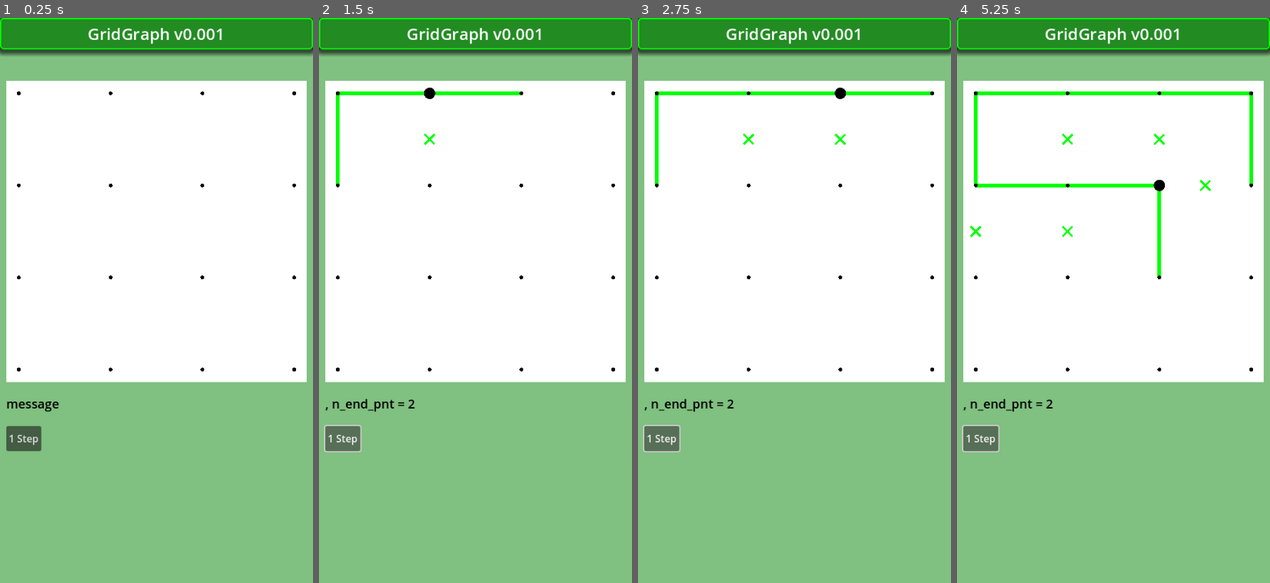
Above: before the commit, frames 1-4 (left to right).
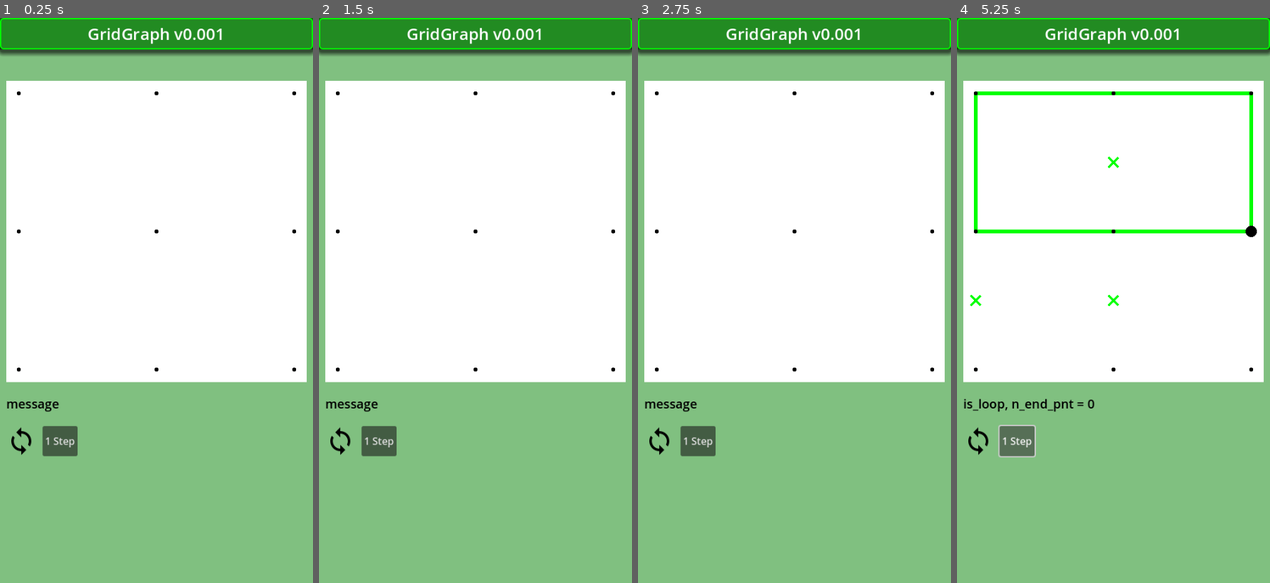
Above: after the commit, the same moments.

Repository: vivisuke/GridGraph
Game: Godot game, scene res://main.tscn
Two runs of this game, one before a commit and one after it. Both use one fixed random seed, a clock stepped at 60 frames per second and the inputs below.
Inputs (mouse positions are in pixels of both pictures, inside the frame that each line leads up to):
- Up to frame 1 (0.25 s): no input
- Up to frame 2 (1.5 s): click (340, 441) at 0.52 s; click (340, 441) at 1.27 s
- Up to frame 3 (2.75 s): click (659, 441) at 2.02 s
- Up to frame 4 (5.25 s): click "1 Step" at 2.75 s; click "1 Step" at 3.5 s; click "1 Step" at 4.25 s; tap Enter at 5 s

The runs differ from the first frame. In frame 1, 1.2% of the frame differs, in the area x 2-95%, y 13-78%; in frame 2, 2.3%; in frame 3, 2.5%; in frame 4, 3.6%, in the area x 1-96%, y 13-78%.

Commit message:
0033 ◎ C 03/22 03/22 0.001│ToDo│リスタートボタン設置

Diff:
--- a/GridGraph/main.tscn
+++ b/GridGraph/main.tscn
@@ -1,8 +1,10 @@
-[gd_scene load_steps=4 format=3 uid="uid://chjo4wwmyfkgb"]
+[gd_scene load_steps=6 format=3 uid="uid://chjo4wwmyfkgb"]
 
 [ext_resource type="Script" path="res://scripts/main.gd" id="1_78r36"]
 [ext_resource type="Script" path="res://scripts/TitleBar.gd" id="1_i8dcp"]
 [ext_resource type="Script" path="res://scripts/Grid.gd" id="2_k0ihr"]
+[ext_resource type="Texture2D" uid="uid://uputahnqibq5" path="res://images/loop_black.png" id="4_jguw1"]
+[ext_resource type="Texture2D" uid="uid://da1ew1c82bcjl" path="res://images/loop_white.png" id="5_fcspy"]
 
 [node name="Main" type="Node2D"]
 script = ExtResource("1_78r36")
@@ -56,9 +58,16 @@
 offset_top = 650.0
 offset_right = 490.0
 offset_bottom = 690.0
+theme_override_constants/separation = 10
+
+[node name="RestartButton" type="TextureButton" parent="HBC1"]
+layout_mode = 2
+texture_normal = ExtResource("4_jguw1")
+texture_pressed = ExtResource("5_fcspy")
 
 [node name="Step1Button" type="Button" parent="HBC1"]
 layout_mode = 2
 text = "1 Step"
 
+[connection signal="pressed" from="HBC1/RestartButton" to="." method="_on_restart_button_pressed"]
 [connection signal="pressed" from="HBC1/Step1Button" to="." method="_on_step_1_button_pressed"]
--- a/GridGraph/scripts/Board.gd
+++ b/GridGraph/scripts/Board.gd
@@ -197,6 +197,13 @@
 	if m2 == 0:		# ix2：パス途中の場合
 		mate[mate[ix2]] = ix2
 #
+func init_find_all_loop():
+	finished = false
+	n_step = 0
+	fwd = true
+	sx = -1
+	sy = 0
+	clear_edges()
 func find_all_loop_SBS():
 	if finished: return
 	n_step += 1
--- a/GridGraph/scripts/main.gd
+++ b/GridGraph/scripts/main.gd
@@ -27,7 +27,7 @@
 		bd.print_mate()
 		#bd.unmake_h_link(xyToIX(0, 0))
 	if true:
-		set_board_size(3)
+		set_board_size(2)
 	if false:
 		set_board_size(5)
 		bd.make_h_link(xyToIX(0, 0))
@@ -96,3 +96,11 @@
 	$Board/Grid.sy = bd.sy
 	$Board/Grid.queue_redraw()
 	pass # Replace with function body.
+
+
+func _on_restart_button_pressed():
+	bd.init_find_all_loop()
+	$Board/Grid.sx = bd.sx
+	$Board/Grid.sy = bd.sy
+	$Board/Grid.queue_redraw()
+	pass # Replace with function body.
Binary file added: GridGraph/images/loop_black.png
Not shown, added: GridGraph/images/loop_black.png.import
Binary file added: GridGraph/images/loop_white.png
Not shown, added: GridGraph/images/loop_white.png.import
Not shown, changed: GridGraph.spr
